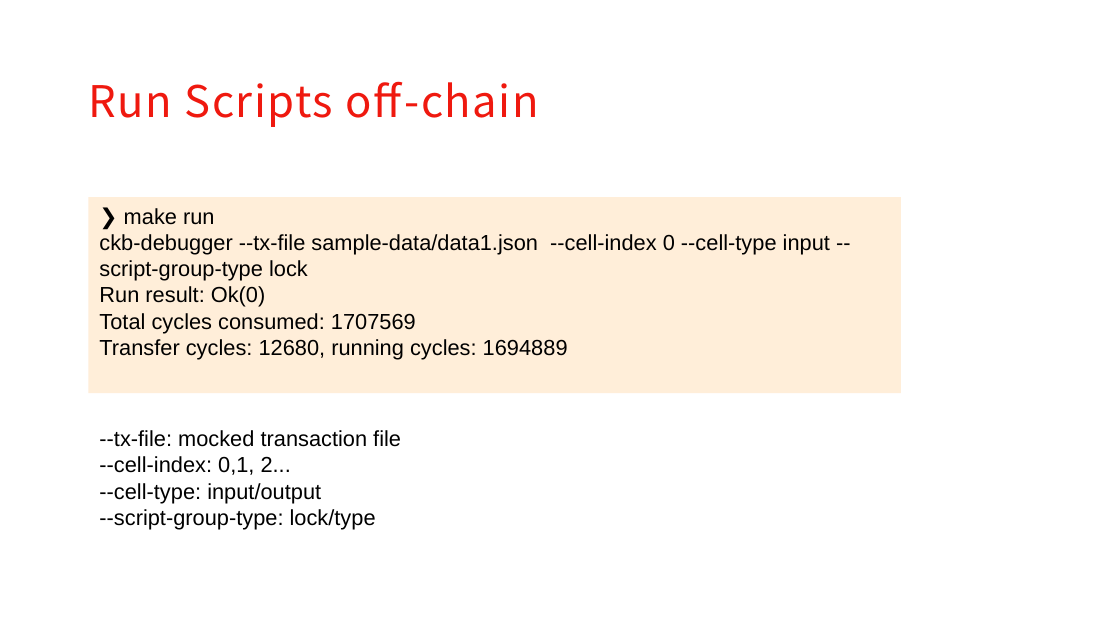
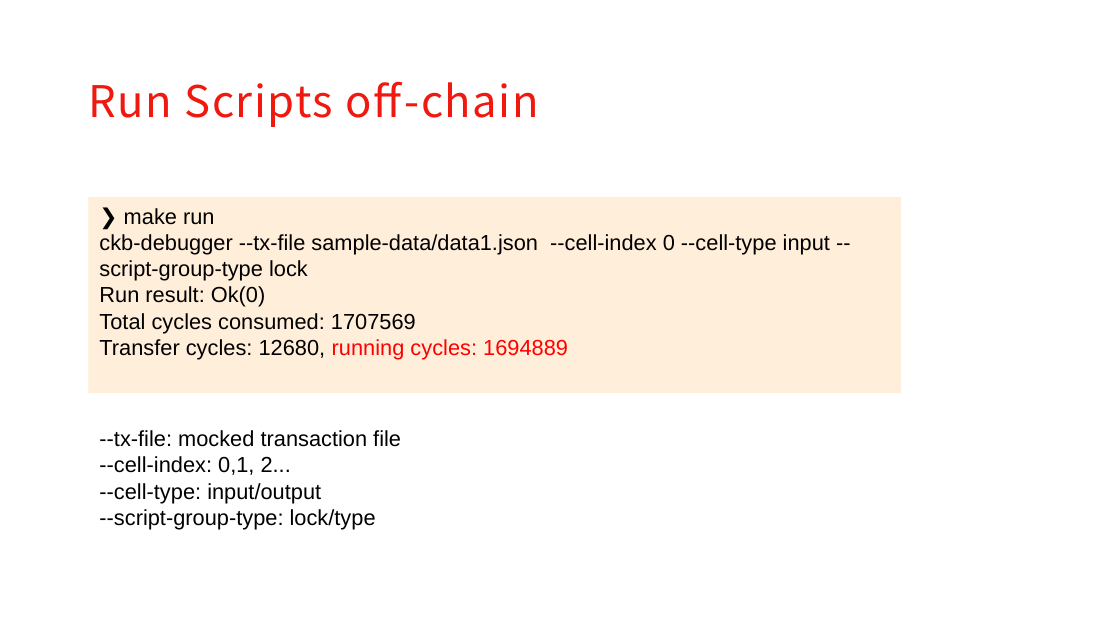
Before and after one commit to XuJiandong/ckb-debugger-playground, a slide deck: slide 5 of slides/presentation.pptx. Drawn at 1120x630 pixels with LibreOffice and Linux fonts; fonts in the diff are those of the drawing; background and template pictures are left out. Boxes give left, top, right and bottom in pixels: in the first picture for what was removed or moved away, otherwise in the second. Text is boxed around its words. In the diff, an @@ line names an element or a change of style, - is before the commit and + after.

```diff
--- a/slides/presentation.pptx
+++ b/slides/presentation.pptx
@@ text in rectangle at <box>99,339,568,359</box>: text colour #000000 to #FF0000 in "running cycles: 1694889" @@
```
Also in this commit, not shown: 7 other slides changed, 3 slides added, 2 other files.
